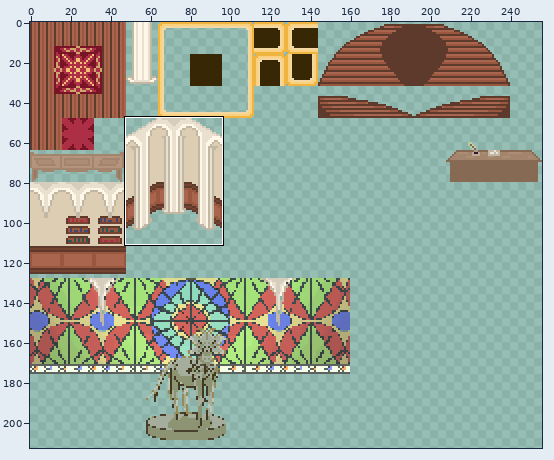
Sprite sheet -- Assets/Graphics/Tilesets/town_insideChurch.png. The picture above shows the old version from afar; the outline marks the close-up.
Close-up. Before:
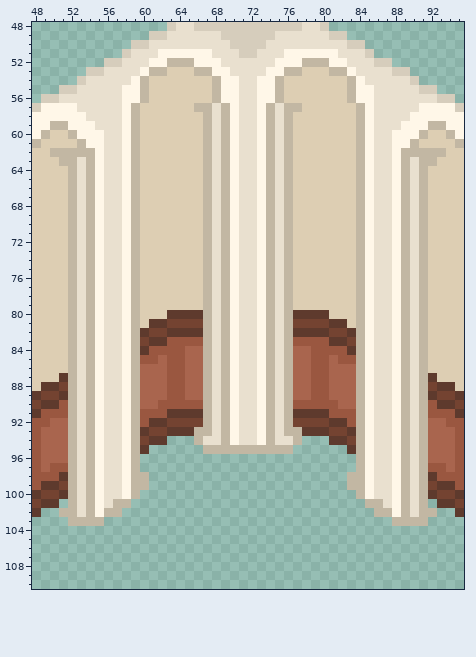
The file is 256x256 pixels. Pixels under 10% opacity are left out. Colours within 5 levels of each other are drawn and written as one. Shown: x 48..95, y 48..110. The wide view leaves out empty margins.
After:
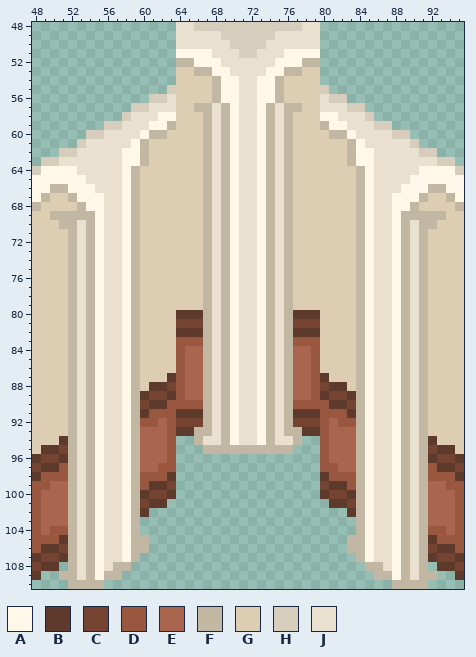
Palette (. is transparent): A #fff7e8  B #5e3a2d  C #744331  D #9a5740  E #a9654e  F #c2b7a3  G #ddceb3  H #d6cdbc  J #e9e0cf
Changes in this commit:
y 48: x 63 H -> .; x 80 H -> .
y 49: x 61..63 HHJ -> ...; x 80..82 JHH -> ...
y 50: x 59..63 HHJJJ -> .....; x 80..84 JJJHH -> .....
y 51: x 58..63 HJJJAA -> ......; x 80..85 AAJJJH -> ......
y 52: x 56..63 HHJJJAAF -> ........; x 80..87 FAAJJJHH -> ........
y 53: x 54..63 HHJJJJAFFG -> ..........; x 80..89 GFFAJJJJHH -> ..........
y 54: x 53..63 HJJJJJAFGGG -> ...........; x 80..90 GGGFAJJJJJH -> ...........
y 55: x 51..63 HHJJJJJAAFGGG -> ............H; x 80..92 GGGFAAJJJJJHH -> H............
y 56: x 49..63 HHJJJJJJJAAFGGG -> ............HHJ; x 80..94 GGGFAAJJJJJJJHH -> JHH............
y 57: x 48..63 HAAAAJJJJJAFGGGG -> ...........HHJJJ; x 80..95 GGGGFAJJJJJAAAAH -> JJJHH...........
y 58: x 48..63 AAAAAAJJJJAFGGGG -> ..........HJJJAA; x 80..95 GGGGFAJJJJAAAAAA -> AAJJJH..........
y 59: x 48..63 AAFFAAAJJJAFGGGG -> ........HHJJJAAF; x 80..95 GGGGFAJJJAAAFFAA -> FAAJJJHH........
y 60: x 48..55 AFGGFAAA -> ......HH; x 58..62 AFGGG -> JJAFF; x 81..85 GGGFA -> FFAJJ; x 88..95 AAAFGGFA -> HH......
y 61: x 48..55 FGGGGFAA -> .....HJJ; x 58..60 AFG -> JAF; x 83..85 GFA -> FAJ; x 88..95 AAFGGGGF -> JJH.....
y 62: x 48..55 GGFFFFFA -> ...HHJJJ; x 59..60 FG -> AF; x 83..84 GF -> FA; x 88..95 AFFFFFGG -> JJJHH...
y 63: x 48..52 GGGFF -> .HHJJ; x 54..55 FA -> JJ; x 59..60 FG -> AF; x 83..84 GF -> FA; x 88..89 AF -> JJ; x 91..95 FFGGG -> JJHH.
y 64: x 48..52 GGGGF -> HAAAA; x 54..55 FA -> JJ; x 88..89 AF -> JJ; x 91..95 FGGGG -> AAAAH
y 65: x 48..55 GGGGFJFA -> AAAAAAJJ; x 88..95 AFJFGGGG -> JJAAAAAA
y 66: x 48..55 GGGGFJFA -> AAFFAAAJ; x 88..95 AFJFGGGG -> JAAAFFAA
y 67: x 48..49 GG -> AF; x 53..54 JF -> AA; x 89..90 FJ -> AA; x 94..95 GG -> FA
y 68: x 48 G -> F; x 52..54 FJF -> GFA; x 89..91 FJF -> AFG; x 95 G -> F
y 69: x 50..51 GG -> FF; x 53 J -> F; x 90 J -> F; x 92..93 GG -> FF
y 70: x 51 G -> F; x 92 G -> F
y 80: x 63 B -> G; x 80 B -> G
y 81: x 61..63 BBC -> GGG; x 80..82 CBB -> GGG
y 82: x 60..63 BCCB -> GGGG; x 80..83 BCCB -> GGGG
y 83: x 60..63 CBBD -> GGGG; x 80..83 DBBC -> GGGG
y 84: x 60..63 BDDD -> GGGG; x 80..83 DDDB -> GGGG
y 85: x 60..63 DDED -> GGGG; x 80..83 DEDD -> GGGG
y 86: x 60..63 EEED -> GGGG; x 80..83 DEEE -> GGGG
y 87: x 51 B -> G; x 60..63 EEED -> GGGB; x 80..83 DEEE -> BGGG; x 92 B -> G
y 88: x 49..51 BBC -> GGG; x 60..63 EEED -> GBBC; x 80..83 DEEE -> CBBG; x 92..94 CBB -> GGG
y 89: x 48..51 BCCB -> GGGG; x 60..63 EEED -> BCCB; x 80..83 DEEE -> BCCB; x 92..95 BCCB -> GGGG
y 90: x 48..51 CBBD -> GGGG; x 60..62 EED -> CBB; x 81..83 DEE -> BBC; x 92..95 DBBC -> GGGG
y 91: x 48..51 BDDD -> GGGG; x 60 D -> B; x 63 B -> D; x 80 B -> D; x 83 D -> B; x 92..95 DDDB -> GGGG
y 92: x 48..51 DDEE -> GGGG; x 61..63 BBC -> DED; x 80..82 CBB -> DED; x 92..95 EEDD -> GGGG
y 93: x 48..51 DEEE -> GGGG; x 60..63 BCCB -> EEED; x 80..83 BCCB -> DEEE; x 92..95 EEED -> GGGG
y 94: x 48..51 DEEE -> GGGB; x 60..63 CBB. -> EEED; x 80..83 .BBC -> DEEE; x 92..95 EEED -> BGGG
y 95: x 48..51 DEEE -> GBBC; x 60..63 B... -> EEED; x 80..83 ...B -> DEEE; x 92..95 EEED -> CBBG
y 96: x 48..51 DEEE -> BCCB; x 60..63 .... -> EEED; x 80..83 .... -> DEEE; x 92..95 EEED -> BCCB
y 97: x 48..50 DED -> CBB; x 60..63 .... -> EEDD; x 80..83 .... -> DDEE; x 93..95 DED -> BBC
y 98: x 48 D -> B; x 51 B -> D; x 60..63 F... -> DDDB; x 80..83 ...F -> BDDD; x 92 B -> D; x 95 D -> B
y 99: x 49..51 BBC -> DEE; x 60..63 F... -> DBBC; x 80..83 ...F -> CBBD; x 92..94 CBB -> EED
y 100: x 48..51 BCCB -> DEEE; x 60..63 .... -> BCCB; x 80..83 .... -> BCCB; x 92..95 BCCB -> EEED
y 101: x 48..51 CBB. -> DEEE; x 57..62 FF.... -> JAFCBB; x 81..86 ....FF -> BBCFAJ; x 92..95 .BBC -> EEED
y 102: x 48..51 B..F -> DEEE; x 56..60 FF... -> JJAFB; x 83..87 ...FF -> BFAJJ; x 92..95 F..B -> EEED
y 103: x 48..51 .... -> DEEE; x 53 F -> J; x 55..59 F.... -> AJJAF; x 84..88 ....F -> FAJJA; x 90 F -> J; x 92..95 .... -> EEED
y 104: x 48..59 ............ -> DEDDFJFAJJAF; x 84..95 ............ -> FAJJAFJFDDED
y 105: x 48..60 ............. -> DDDBFJFAJJAFF; x 83..95 ............. -> FFAJJAFJFBDDD
y 106: x 48..60 ............. -> DBBCFJFAJJAFF; x 83..95 ............. -> FFAJJAFJFCBBD
y 107: x 48..59 ............ -> BCCBFJFAJJAF; x 84..95 ............ -> FAJJAFJFBCCB
y 108: x 48..50 ... -> CBB; x 52..58 ....... -> FJFAJFF; x 85..91 ....... -> FFJAFJF; x 93..95 ... -> BBC
y 109: x 48 . -> B; x 51..57 ....... -> FFJFAFF; x 86..92 ....... -> FFAFJFF; x 95 . -> B
y 110: x 52..55 .... -> FFFF; x 88..91 .... -> FFFF
Pixel boxes of the changes (left, top, right, bottom) in both close-ups:
changed: (32, 22, 176, 229)
changed: (320, 22, 464, 229)
changed: (32, 310, 176, 589)
changed: (320, 310, 464, 589)
